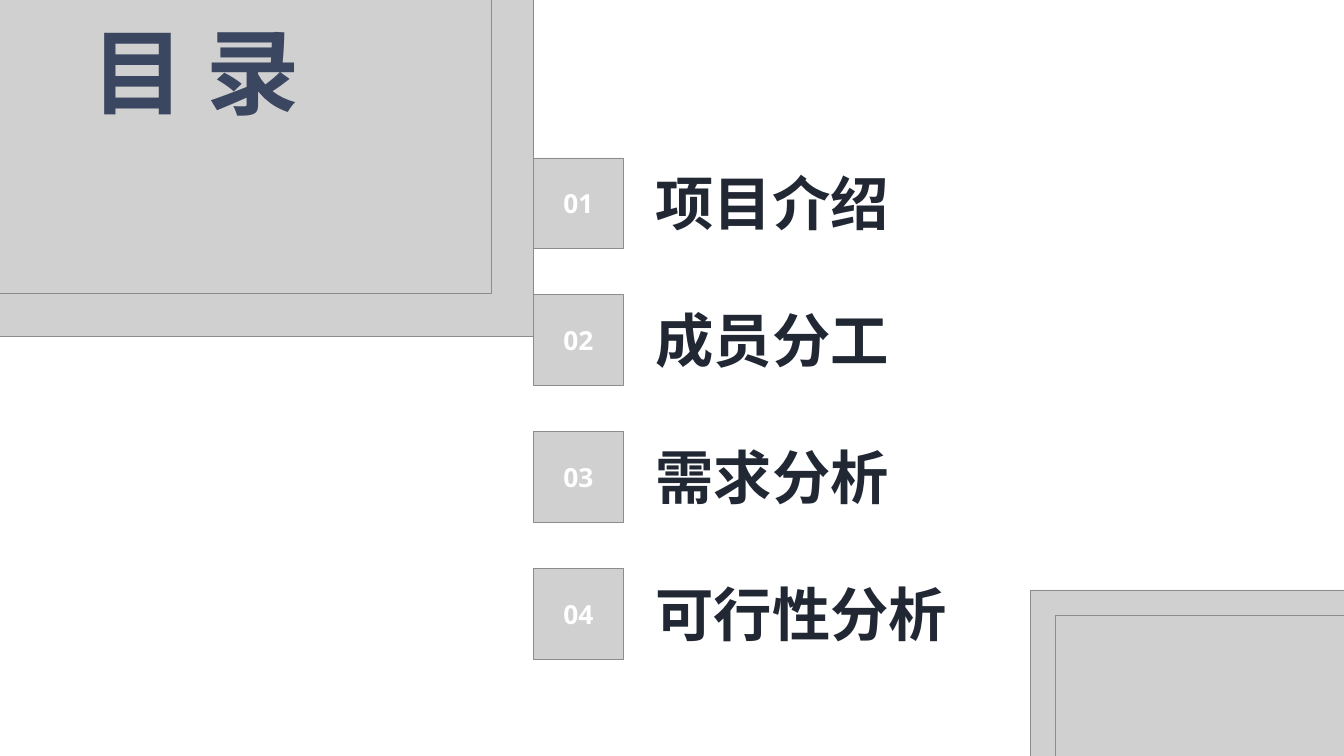
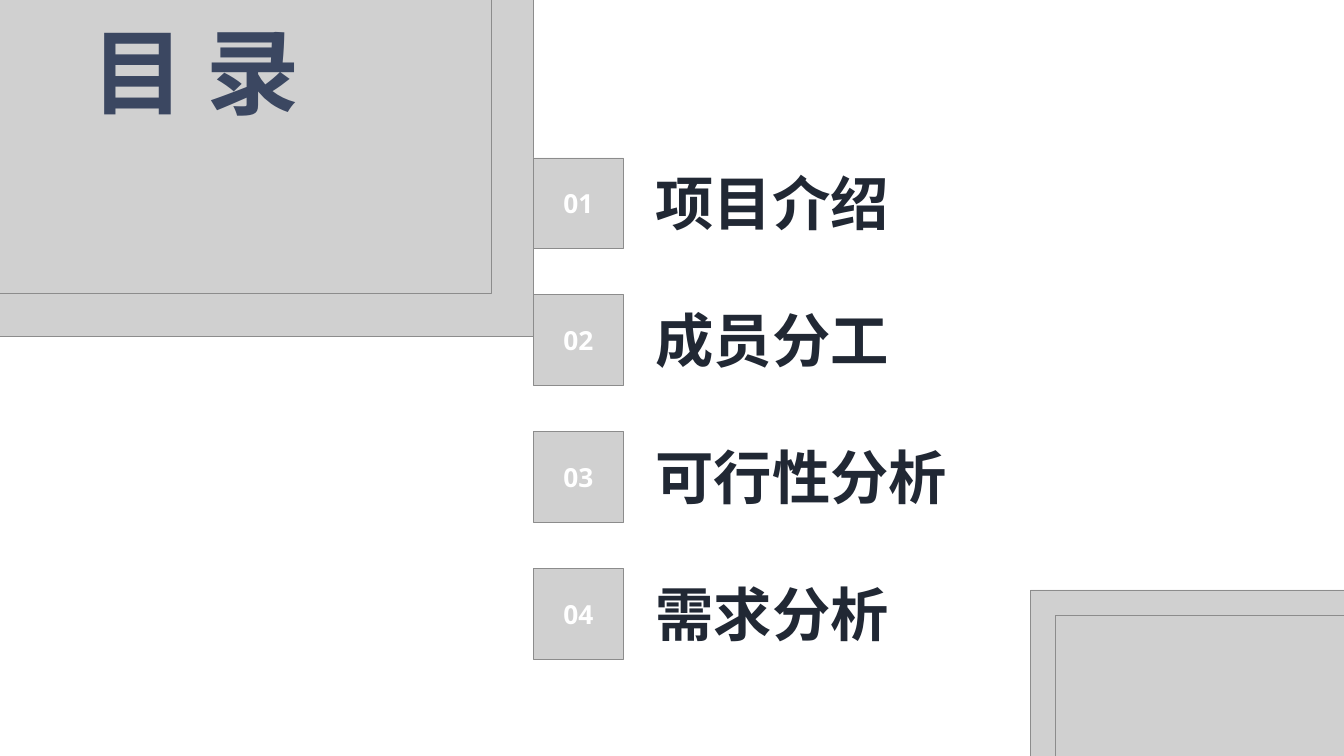
Before and after one commit to HJHGJGHHG/Sentiment-Analysis-System, a slide deck: slide 2 of 文档/PPT.pptx. Drawn at 1344x756 pixels with LibreOffice and Linux fonts; fonts in the diff are those of the drawing; grey boxes stand for pictures; background and template pictures are left out. Boxes give left, top, right and bottom in pixels: in the first picture for what was removed or moved away, otherwise in the second. Text is boxed around its words. In the diff, an @@ line names an element or a change of style, - is before the commit and + after.

```diff
--- a/文档/PPT.pptx
+++ b/文档/PPT.pptx
@@ text "可行性分析": place and size @@
-text "可行性分析" at [655, 586, 947, 642]
+text "可行性分析" at [655, 449, 947, 505]
@@ text "需求分析": place and size @@
-text "需求分析" at [655, 449, 888, 505]
+text "需求分析" at [655, 586, 888, 642]
```
Also in this commit, not shown: 3 other slides changed, 3 other files.
